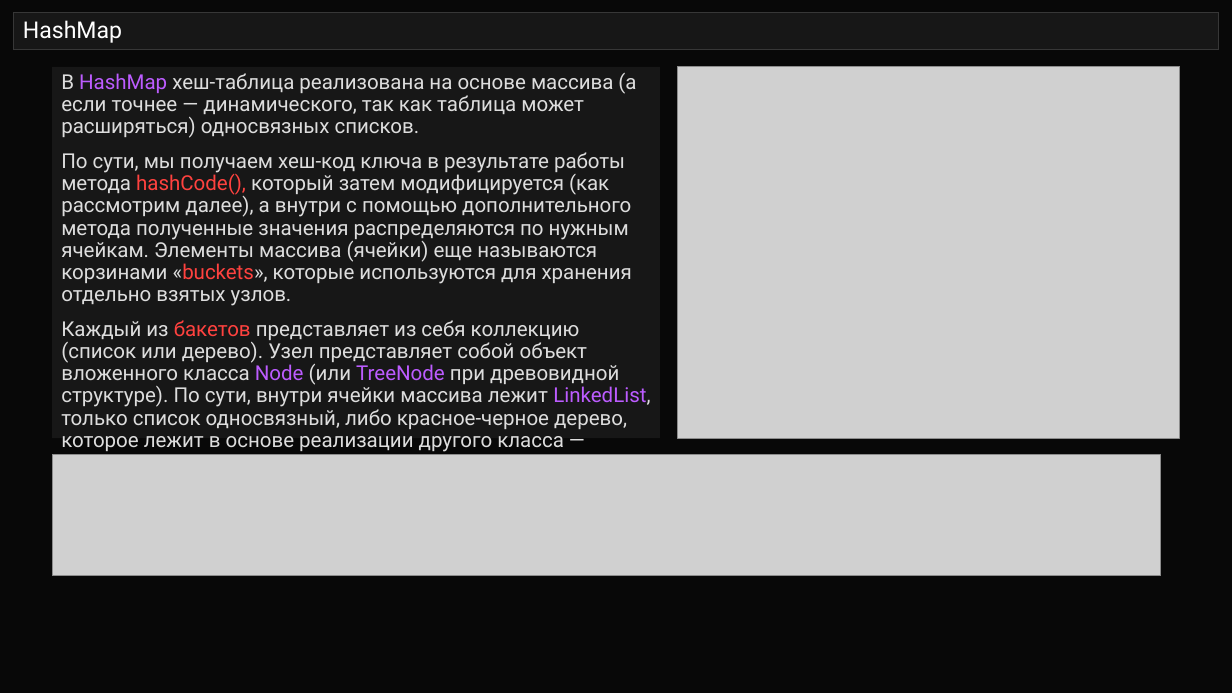
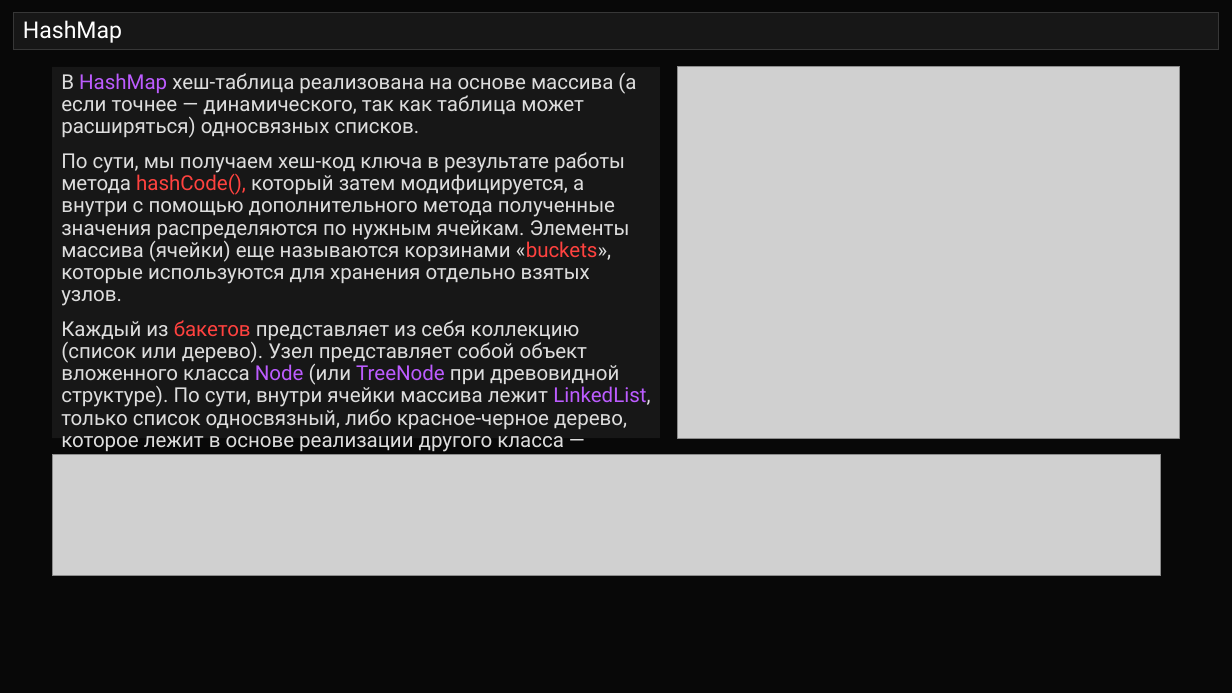
Before and after one commit to semusv/SIB_collect, a slide deck: slide 22 of Коллекции_v4.pptx (slide 27 before the commit). Drawn at 1232x693 pixels with LibreOffice and Linux fonts; fonts in the diff are those of the drawing; grey boxes stand for pictures. Boxes give left, top, right and bottom in pixels: in the first picture for what was removed or moved away, otherwise in the second. Text is boxed around its words. In the diff, an @@ line names an element or a change of style, - is before the commit and + after.

```diff
--- a/Коллекции_v4.pptx
+++ b/Коллекции_v4.pptx
@@ text in rectangle at (61,152,630,306): text changed @@
-По сути, мы получаем хеш-код ключа в результате работы метода hashCode(), который затем модифицируется (как рассмотрим далее), а внутри с помощью дополнительного метода полученные значения распределяются по нужным ячейкам. Элементы массива (ячейки) еще называются корзинами «buckets», которые используются для хранения отдельно взятых узлов.
+По сути, мы получаем хеш-код ключа в результате работы метода hashCode(), который затем модифицируется, а внутри с помощью дополнительного метода полученные значения распределяются по нужным ячейкам. Элементы массива (ячейки) еще называются корзинами «buckets», которые используются для хранения отдельно взятых узлов.
```
Also in this commit, not shown: 2 other slides changed, 4 slides removed, 6 other files.
